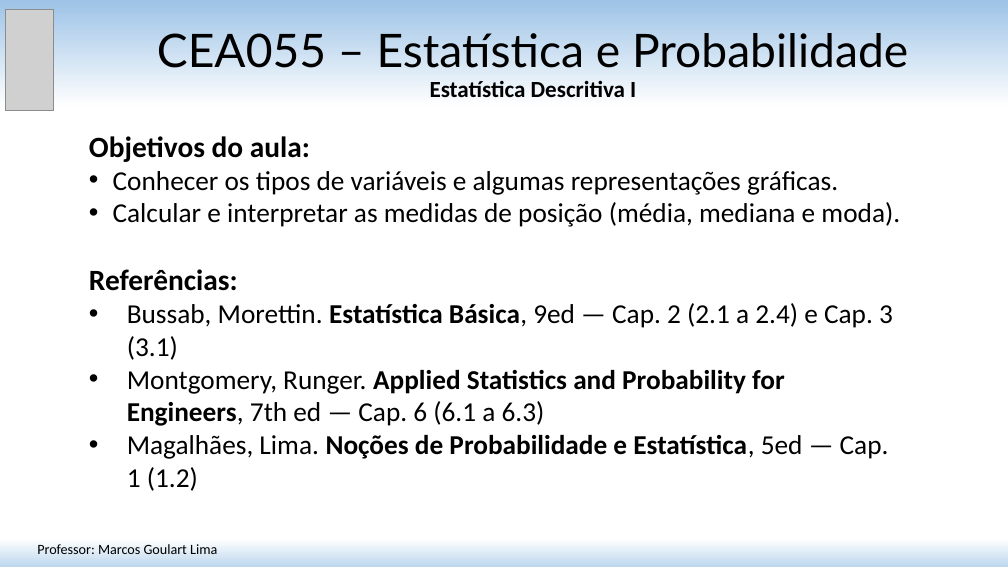
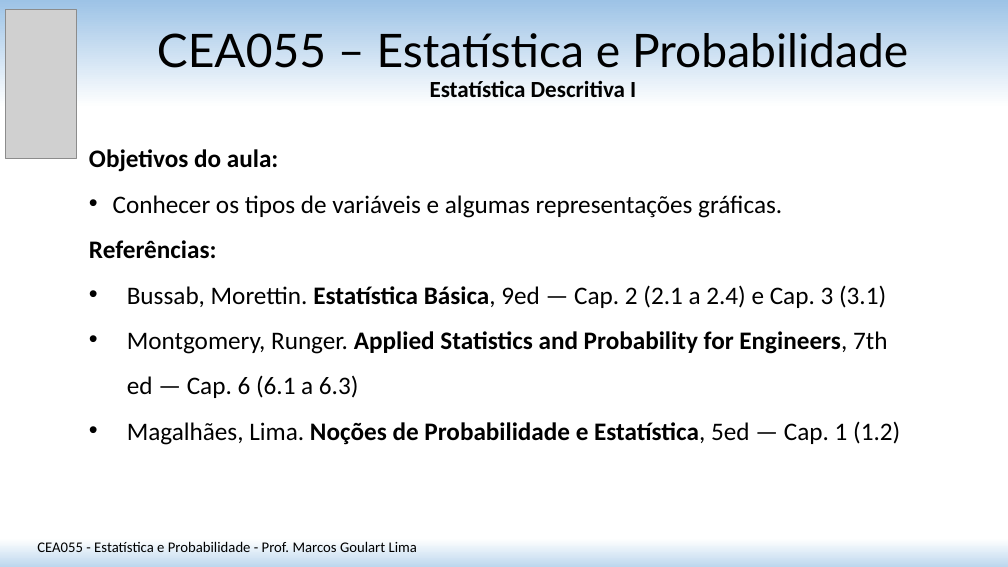
Before and after one commit to matmarcos/minhas-aulas, a slide deck: slide 1 of content/2026-2/cea055-estatistica-probabilidade/01-estatistica-descritiva-i/Aula_01_Estatistica_Descritiva_I.pptx. Drawn at 1008x567 pixels with LibreOffice and Linux fonts; fonts in the diff are those of the drawing; grey boxes stand for pictures. Boxes give left, top, right and bottom in pixels: in the first picture for what was removed or moved away, otherwise in the second. Text is boxed around its words. In the diff, an @@ line names an element or a change of style, - is before the commit and + after.

```diff
--- a/content/2026-2/cea055-estatistica-probabilidade/01-estatistica-descritiva-i/Aula_01_Estatistica_Descritiva_I.pptx
+++ b/content/2026-2/cea055-estatistica-probabilidade/01-estatistica-descritiva-i/Aula_01_Estatistica_Descritiva_I.pptx
@@ picture resized from (x1=5, y1=9, x2=54, y2=110) to (x1=5, y1=9, x2=76, y2=158) @@
@@ text "Objetivos do aula:" at (x1=89, y1=149, x2=900, y2=445): size 28 to 24 pt in "Objetivos do aula:", "Referências:"; size 26 to 24 pt; line spacing 1 to 1.5 @@
@@ text at (x1=113, y1=202, x2=900, y2=227): paragraph removed @@
-• Calcular e interpretar as medidas de posição (média, mediana e moda).
@@ text at (x1=37, y1=541, x2=417, y2=552): text changed; size 13.5 to 14 pt @@
-Professor: Marcos Goulart Lima
+CEA055 - Estatística e Probabilidade - Prof. Marcos Goulart Lima
```
Also in this commit, not shown: 16 other slides changed, 17 slides added, 14 slides removed, 3 other files.
